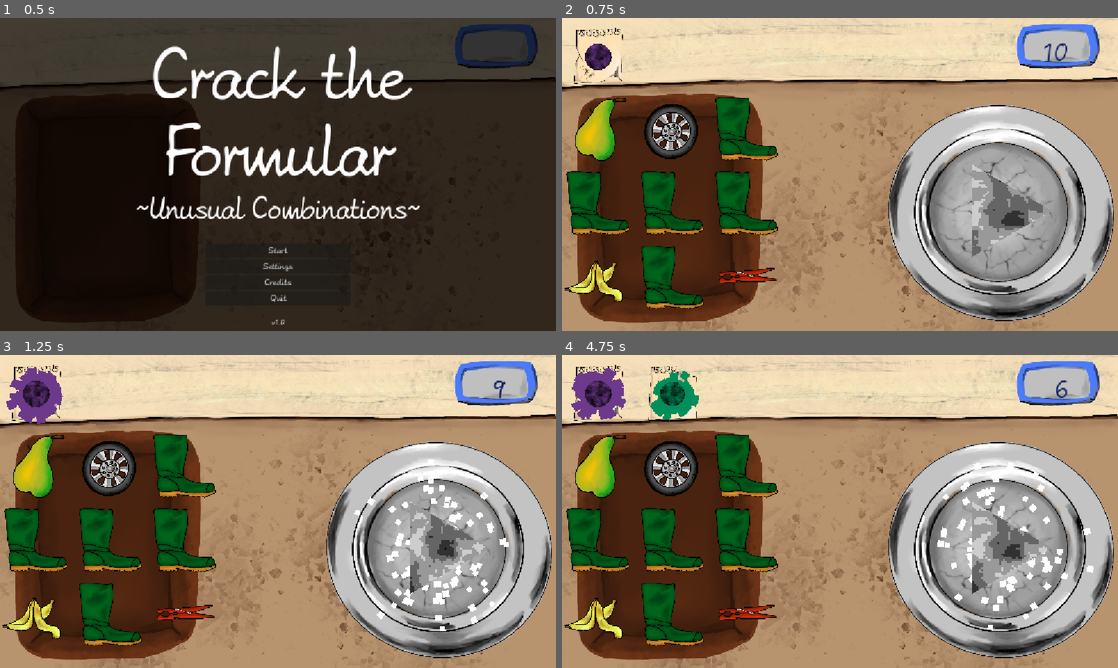
Above: before the commit, frames 1-4 (two rows, left to right).
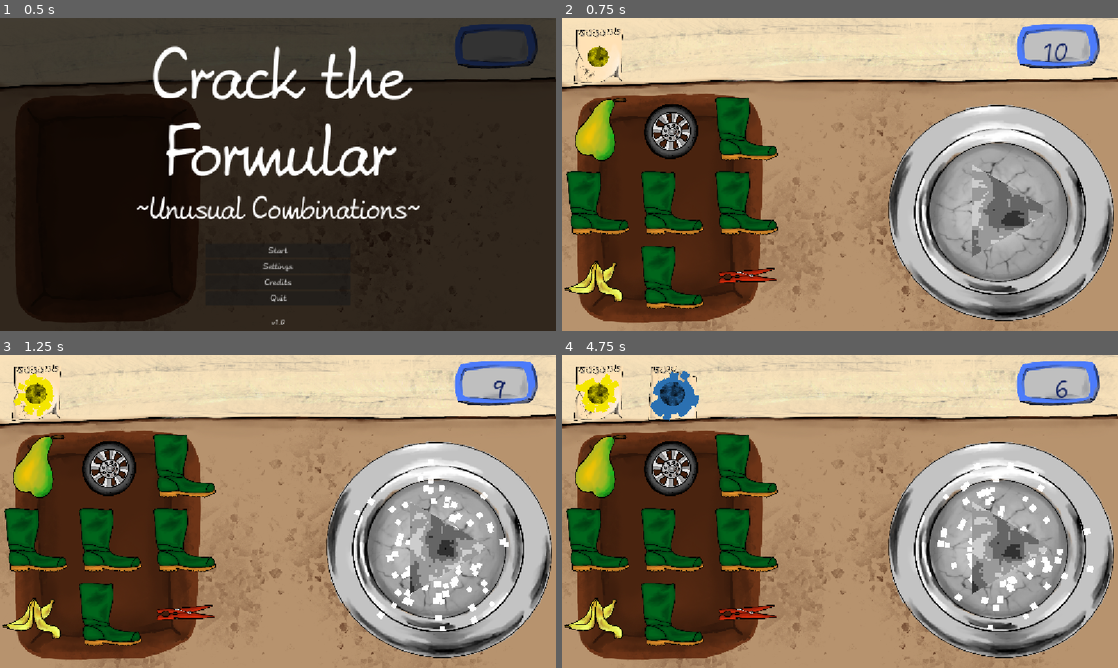
Above: after the commit, the same moments.

Repository: KIT-GameJam/Firework-Craft
Game: Godot game, scene res://gamemanager/gamemanager.tscn
The game is run twice, just before and just after one commit, with the same random seed, the same clock (stepped at 60 frames per second) and the same inputs.
Inputs (mouse positions are in pixels of both pictures, inside the frame that each line leads up to):
- Up to frame 1 (0.5 s): no input
- Up to frame 2 (0.75 s): click "Start" at 0.5 s
- Up to frame 3 (1.25 s): no input
- Up to frame 4 (4.75 s): tap Enter at 1.25 s; move the mouse to (600, 392) at 1.27 s; hold D (move_right) 1.28-2.03 s; click (600, 392) at 1.42 s; move the mouse to (600, 464) at 2.02 s; hold S (move_down) 2.03-2.78 s; click (600, 464) at 2.17 s; move the mouse to (673, 464) at 2.77 s; hold D (move_right) 2.78-3.53 s; click (673, 464) at 2.92 s; move the mouse to (745, 464) at 3.52 s; hold W (move_up) 3.53-4.28 s; click (745, 464) at 3.67 s; move the mouse to (673, 392) at 4.27 s; hold A (move_left) from 4.28 s (still down); click (673, 392) at 4.42 s

Frame 1 is identical in both runs. In frame 2, 0.3% of the frame differs, in the area x 4-9%, y 8-17%; in frame 3, 1.2%; in frame 4, 2.0%, in the area x 1-25%, y 4-22%.

Commit message:
Balance Changes

Diff:
--- a/autoloads/global.gd
+++ b/autoloads/global.gd
@@ -4,22 +4,16 @@
 var selected_res : AbstractIngredient = null
 var selectedRequest: Request = null
 
-const MAX_CORNERS = 12
-const MAX_SIZE = 6
-const MAX_COLOR := 12
+const MAX_CORNERS : int = 12
+const MAX_SIZE : int = 3
+const MAX_COLOR : int = 6
 const colors = {
 	1: Color('f4e601'), # yellow
-	2: Color('f9c30b'), # yellow_orange
-	3: Color('f28e1e'), # orange
-	4: Color('eb6120'), # orange_red
-	5: Color('e12323'), # red
-	6: Color('c1027b'), # purple_red
-	7: Color('6d398b'), # purple
-	8: Color('444d98'), # purple_blue
-	9: Color('2b70b1'), # blue
-	10: Color('0797bc'), # light_blue
-	11: Color('018e5a'), # green
-	12: Color('8dbb27') # olive
+	2: Color('f28e1e'), # orange
+	3: Color('e12323'), # red
+	4: Color('6d398b'), # purple
+	5: Color('2b70b1'), # blue
+	6: Color('018e5a'), # green
 }
 
 var ingredient_inhand : bool = false
